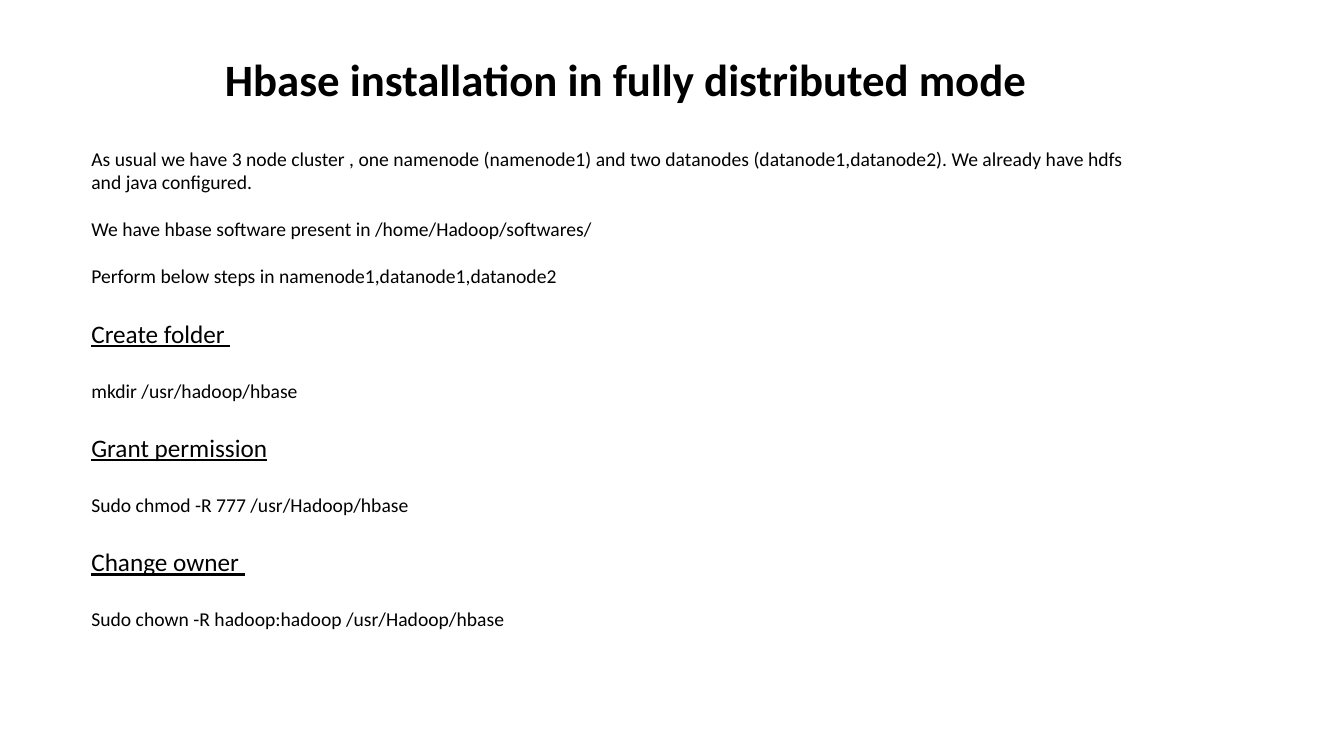
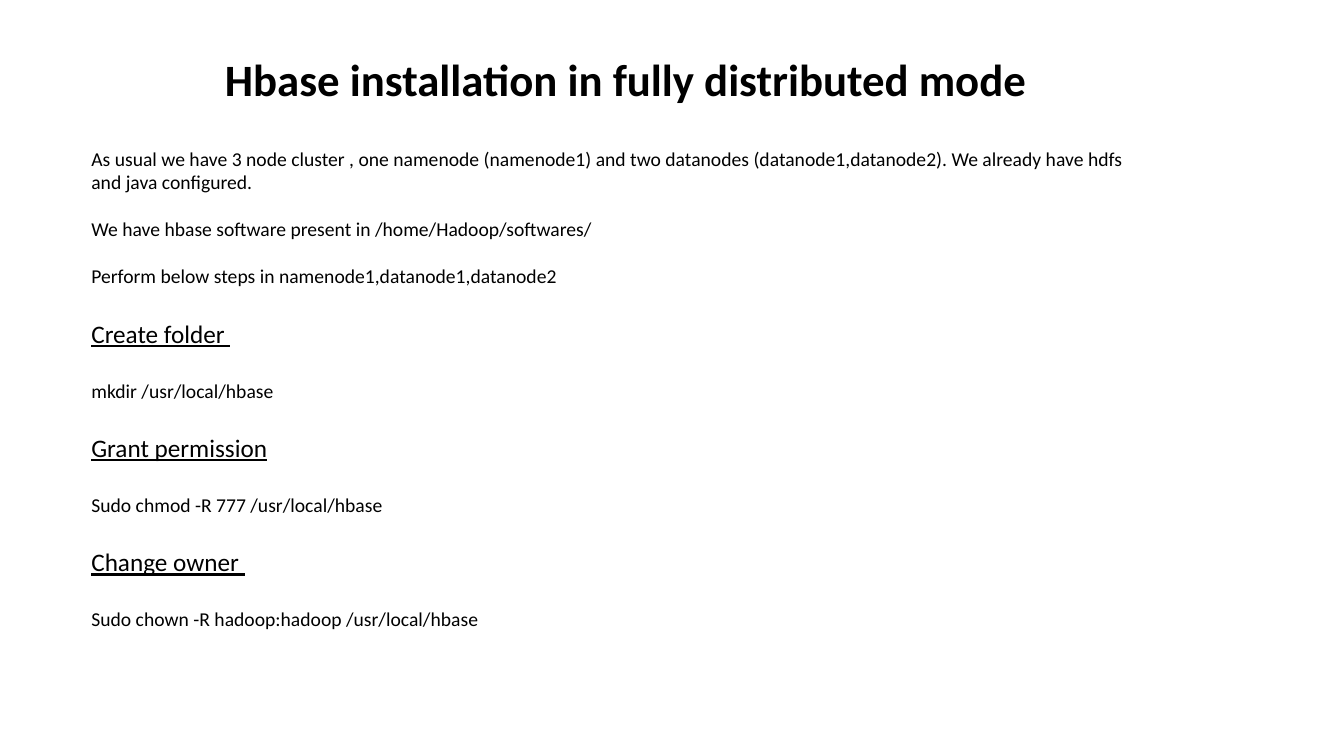
Before and after one commit to aashmishra/Bigdata_ppt, a slide deck: slide 5 of hbase.pptx. Drawn at 1344x756 pixels with LibreOffice and Linux fonts; fonts in the diff are those of the drawing. Boxes give left, top, right and bottom in pixels: in the first picture for what was removed or moved away, otherwise in the second. Text is boxed around its words. In the diff, an @@ line names an element or a change of style, - is before the commit and + after.

```diff
--- a/hbase.pptx
+++ b/hbase.pptx
@@ text at (x1=91, y1=384, x2=273, y2=399): text changed @@
-mkdir /usr/hadoop/hbase
+mkdir /usr/local/hbase
@@ text at (x1=91, y1=498, x2=382, y2=513): text changed @@
-Sudo chmod -R 777 /usr/Hadoop/hbase
+Sudo chmod -R 777 /usr/local/hbase
@@ text at (x1=91, y1=612, x2=478, y2=629): text changed @@
-Sudo chown -R hadoop:hadoop /usr/Hadoop/hbase
+Sudo chown -R hadoop:hadoop /usr/local/hbase
```
Also in this commit, not shown: 5 other slides changed, 5 slides added, 2 slides removed.
